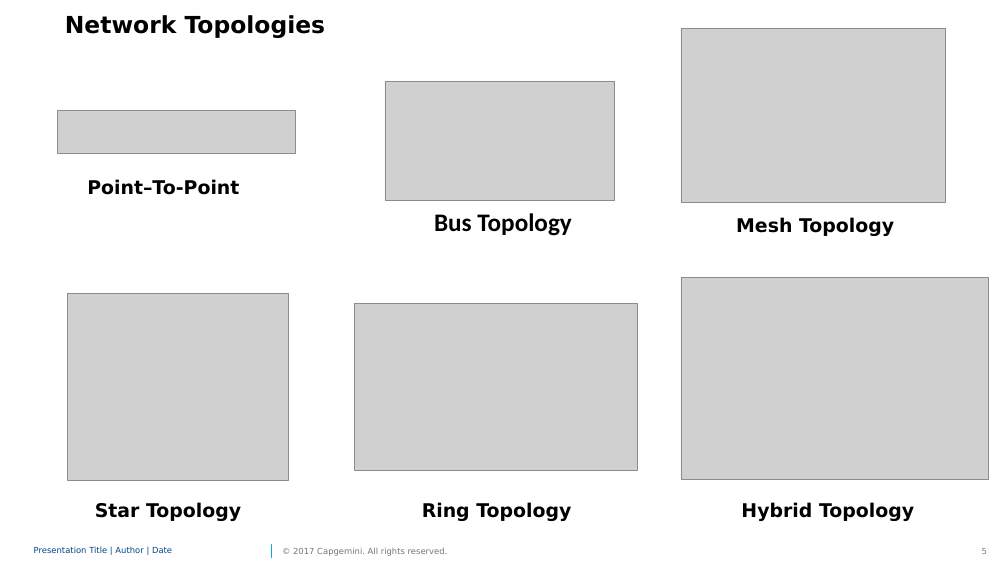
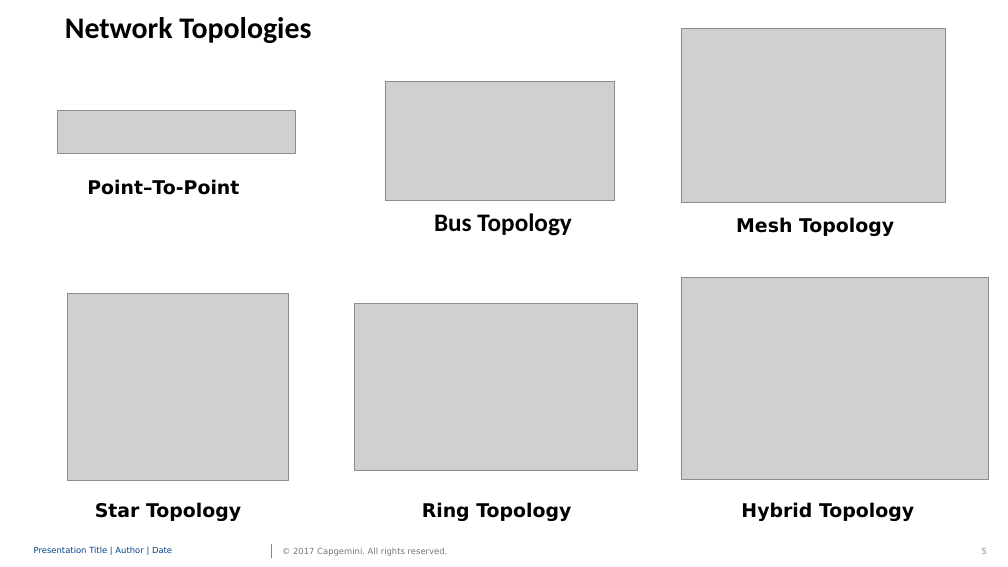
Before and after one commit to PriyalPotnis/m1, a slide deck: slide 5 of M1.pptx. Drawn at 1008x567 pixels with LibreOffice and Linux fonts; fonts in the diff are those of the drawing; grey boxes stand for pictures. Boxes give left, top, right and bottom in pixels: in the first picture for what was removed or moved away, otherwise in the second. Text is boxed around its words. In the diff, an @@ line names an element or a change of style, - is before the commit and + after.

```diff
--- a/M1.pptx
+++ b/M1.pptx
@@ text "Network Topologies" at [65,17,311,43]: size 22.3 to 28.5 pt, font DejaVu Sans to Calibri @@
```
Also in this commit, not shown: 10 other slides changed, 1 slide removed, 1 other file.
